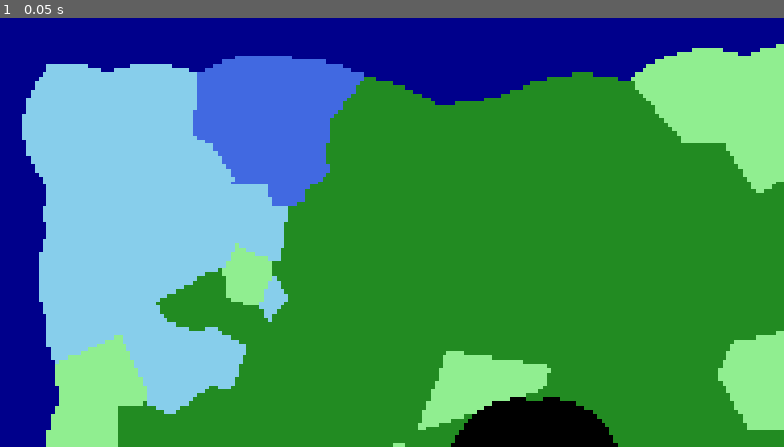
Above: before the commit, frame 1.
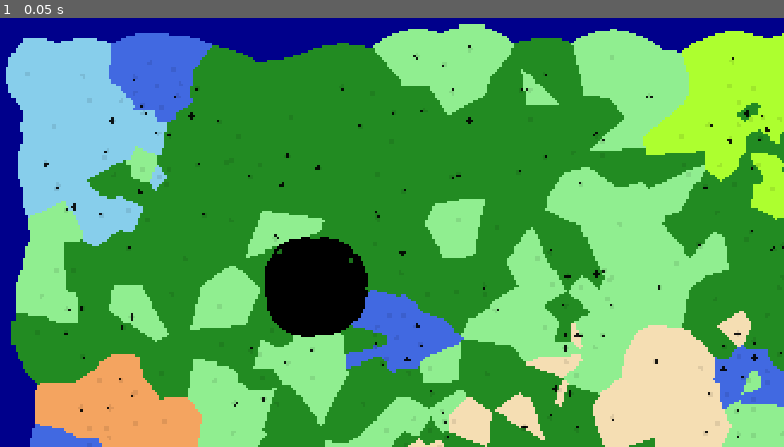
Above: after the commit, the same moment.

Repository: NathanBerglas/ROR-Testing
Game: Godot game, scene res://scenes/BiomeGen/BiomeGen.tscn
The game is run twice, just before and just after one commit, with the same random seed, the same clock (stepped at 60 frames per second) and the same inputs. This scene is started directly instead of the project's main scene.
Inputs:
- Up to frame 1 (0.05 s): no input

The runs differ from the first frame. In frame 1, 62% of the frame differs, in the area x 0-100%, y 1-100%.

Commit message:
Merged & prepared for chunk based mesh gen

Diff:
--- a/project.godot
+++ b/project.godot
@@ -22,7 +22,8 @@
 
 [display]
 
-window/size/mode=3
+window/size/viewport_width=1920
+window/size/viewport_height=1080
 window/size/initial_position_type=3
 window/stretch/mode="canvas_items"
 
--- a/scripts/BiomeGen/NatesBiomeGen.gd
+++ b/scripts/BiomeGen/NatesBiomeGen.gd
@@ -27,6 +27,8 @@
 const sphere_packing_constant: float = 0.7
 
 func _ready() -> void:
+	var previous_time = Time.get_ticks_msec()
+	var ellapsed = 0
 	# Main Area
 	PIXELS_PER_TILE = int(SCREEN_RESOLUTION.x / COLS)
 
@@ -35,15 +37,30 @@
 	MAP_COLS = MAP_RESOLUTION.x / PIXELS_PER_TILE
 	MAP_ROWS = MAP_RESOLUTION.y / PIXELS_PER_TILE
 	# Generate Mesh
-	var total_point_chunk = _generate_points()
-	var red_point_chunk = _generate_points()
-	for pr in red_point_chunk[0]:
+	var data = get_data()
+	ellapsed = Time.get_ticks_msec() - previous_time
+	previous_time = Time.get_ticks_msec()
+	print("Data gotten: ", ellapsed)
+	var total_point_chunk = _generate_points(data[0], data[1], data[2], data[3], data[4], data[5], data[6])
+	ellapsed = Time.get_ticks_msec() - previous_time
+	previous_time = Time.get_ticks_msec()
+	print("Blue points generated: ", ellapsed)
+	var red_point_chunk = _generate_points(data[0], data[1], data[2], data[3], data[4], data[5], data[6])
+	for pr: Vector3 in red_point_chunk[0]:
 		pr.x = MAP_RESOLUTION.x + (MAP_RESOLUTION.x - pr.x)
 		total_point_chunk[0].append(pr)
 		# Calculate the chunk
-		#total_point_chunk[1][id].append(pr)
+		var chunk_length = data[0] / 0.70711
+		var chunk_index: Vector2i = Vector2i(int(pr.x / chunk_length),int(pr.y / chunk_length))
+		total_point_chunk[1][chunk_index.x][chunk_index.y].append(pr)
+	ellapsed = Time.get_ticks_msec() - previous_time
+	previous_time = Time.get_ticks_msec()
+	print("Red points generated: ", ellapsed)
 	_generate_mesh(total_point_chunk[0], total_point_chunk[1])
-	#_show_points(points_blue)
+	ellapsed = Time.get_ticks_msec() - previous_time
+	previous_time = Time.get_ticks_msec()
+	print("Mesh generated: ", ellapsed)
+	_show_points(total_point_chunk[0])
 
 func _show_points(points: PackedVector3Array):
 	for p in points:
@@ -69,7 +86,7 @@
 			var sucess = true
 			var x = randi_range(min, max)
 			# Assign which chunk it is in
-			var chunk_id = min(floor(x / min_distance),chunk_count-1) # To not overrun
+			var chunk_id = min(floor(x / min_distance),chunk_count-1)
 			if (chunk_id > 0): # If it's not in the first chunk
 				for p in chunks[chunk_id-1]: # Check for each point in the previous chunk
 					if (abs(p - x) < min_distance):
@@ -124,10 +141,7 @@
 	print("PDD 2D Timed out!")
 	return Vector2i.ZERO
 
-#Returns [PackedVector3Array, Array[Array]]
-func _generate_points() -> Array:
-	var points = PackedVector3Array() # (x, y, feature index)
-
+func get_data() -> Array:
 	#Resource data
 	var json_received = gen_data.data
 	var features = PackedStringArray()
@@ -164,11 +178,19 @@
 	for f in features.size():
 		number_of_features += occurences[f]
 
+	# Return min_distance, features, spawn_area, occurences, gen_depth, sub_occurences, sizes
+	return [sqrt((SCREEN_RESOLUTION.x * SCREEN_RESOLUTION.y) / (number_of_features * PI * sphere_packing_constant)), features, spawn_area, occurences, gen_depth, sub_occurences, sizes]
+
+#Returns [PackedVector3Array, Array[Array]]
+func _generate_points(min_distance, features, spawn_area, occurences, gen_depth, sub_occurences, sizes) -> Array:
+	var points = PackedVector3Array() # (x, y, feature index)
+
 	# Points and chunks
-	var min_distance: float = sqrt((SCREEN_RESOLUTION.x * SCREEN_RESOLUTION.y) / (number_of_features * PI * sphere_packing_constant)) # The minimum distance any two points can be
+	#var min_distance: float = sqrt((SCREEN_RESOLUTION.x * SCREEN_RESOLUTION.y) / (number_of_features * PI * sphere_packing_constant)) # The minimum distance any two points can be
 	var chunks: Array[Array] # Each point is placed in a chunk. Each chunk is exactly min_distance_x wide starting from min (stretches to max)
 	var chunk_length: float = min_distance / 0.70711  # sqrt(2) * min_distance
 	var chunk_count: Vector2i = Vector2i(int(ceil(MAP_RESOLUTION.x / chunk_length)), int(ceil(MAP_RESOLUTION.y / chunk_length)))
+	chunk_count.x *= 2 # For doubled map size
 
 	# Initialize the chunks array
 	for cx: int in chunk_count.x + 1:
Not shown: 1 places in scenes/main.tscn that only renumber resources
Not shown: 1 places in scenes/multiplayerScene.tscn that only renumber resources
